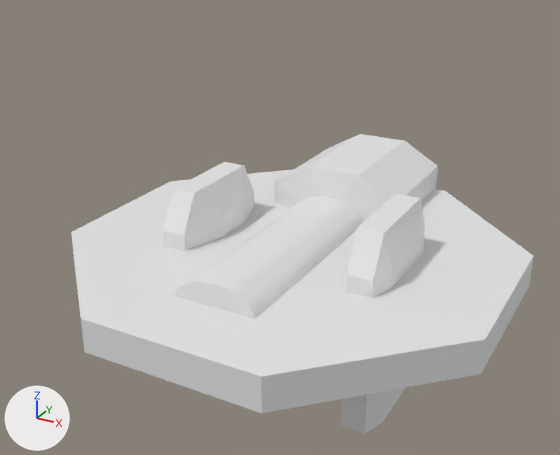
Two versions of the Blender file StandAloneTurrets/FirstTurret/firstTurret.blend, one commit apart.
Before and after are seen from a 50 mm lens placed at (1.52, -2.9, 1.59), pointed at (0.01, -0.16, 0.22). The axes (+X, +Y, +Z) are drawn at lower left. The lights are the same throughout.

In view in the first picture: 'Barrel', 'Base', 'Body'.
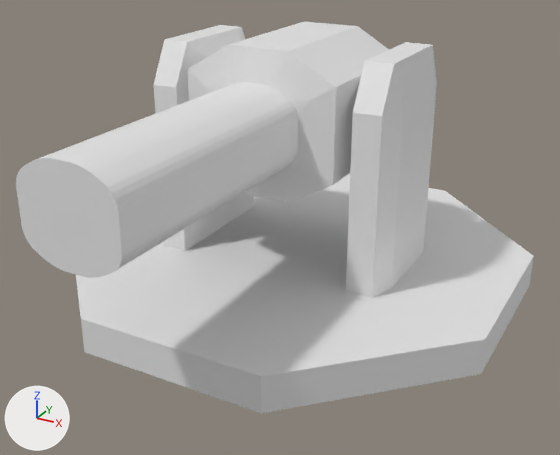
Pixel boxes [x1, y1, x2, y2] of what changed, in the pictures (560 x 455 px):
'Barrel', moved: before [175, 134, 438, 319]; after [16, 22, 389, 278]
'Body', moved: before [163, 162, 425, 434]; after [154, 25, 437, 298]

The edits, one by one:
Object 'Body' (ob_body) moves from (0.0, 0.0, 0.0) to (0.0, 0.0, 0.674).
Object 'Barrel' (ob_barrel) moves from (0.0, 0.0, 0.0) to (0.0, -0.72, 0.722).
